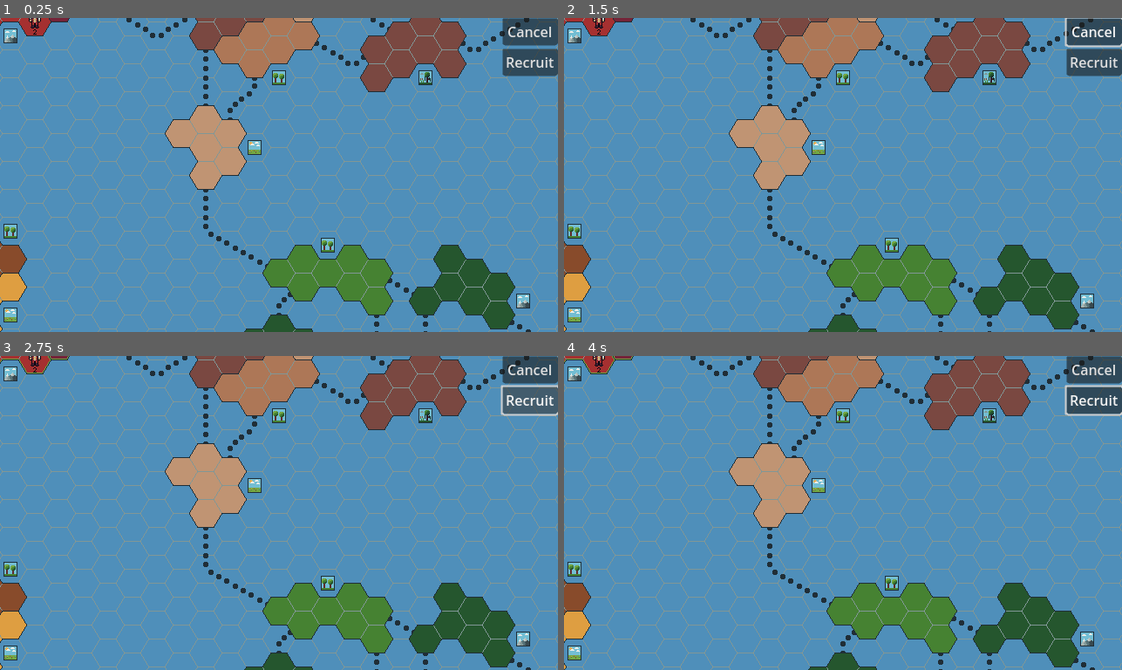
Above: before the commit, frames 1-4 (two rows, left to right).
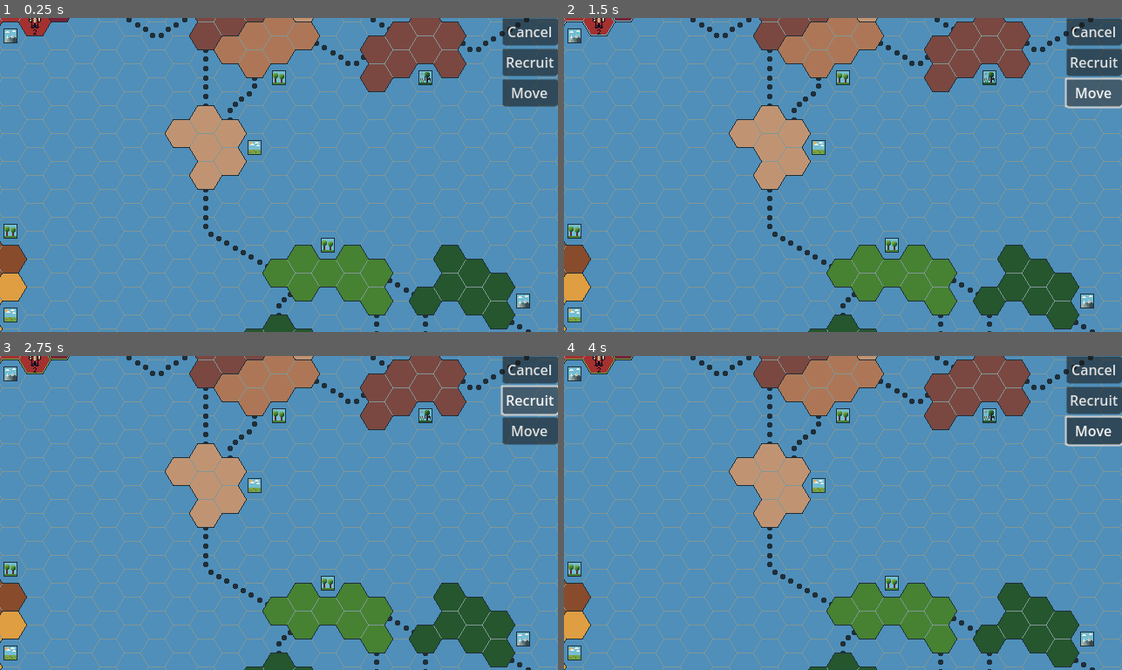
Above: after the commit, the same moments.

Repository: CattacoCattaco/Coastal-Contention
Game: Godot game, scene res://game_scene/game_scene.tscn
Two runs of this game, one before a commit and one after it. Both use one fixed random seed, a clock stepped at 60 frames per second and the inputs below.
Inputs (mouse positions are in pixels of both pictures, inside the frame that each line leads up to):
- Up to frame 1 (0.25 s): no input
- Up to frame 2 (1.5 s): click "Cancel" at 0.5 s; click (1094, 93) at 1.25 s, where only the run after the commit has a clickable "Move"
- Up to frame 3 (2.75 s): click "Recruit" at 2 s
- Up to frame 4 (4 s): tap Enter at 2.75 s; move the mouse to (843, 513) at 2.77 s; hold Right 2.78-3.53 s; tap Alt at 2.85 s; click (843, 513) at 2.92 s; tap Space at 3.5 s; move the mouse to (731, 528) at 3.52 s; hold Down from 3.53 s (still down); tap Shift at 3.6 s

The runs differ from the first frame. In frame 1, 0.9% of the frame differs, in the area x 90-100%, y 19-29%; in frame 2, 1.2%, in the area x 0-100%, y 0-29%; in frame 3, 0.9%; in frame 4, 1.2%.

Commit message:
Add Movement
Finally added movement. You have to press the move button, then press on the territory you want to move from, then press on the adjacent territory that you want to move to, then select the number of troops to move and press submit.

Diff:
--- a/game_scene/game_scene.tscn
+++ b/game_scene/game_scene.tscn
@@ -49,13 +49,63 @@
 layout_mode = 2
 text = "Recruit"
 
-[node name="Map" type="Sprite2D" parent="." node_paths=PackedStringArray("action_buttons")]
+[node name="MoveButton" type="Button" parent="MapCamera/UI/ActionsBar"]
+layout_mode = 2
+text = "Move"
+
+[node name="TroopCountPanel" type="PanelContainer" parent="MapCamera/UI"]
+layout_mode = 1
+anchors_preset = 8
+anchor_left = 0.5
+anchor_top = 0.5
+anchor_right = 0.5
+anchor_bottom = 0.5
+offset_left = -20.0
+offset_top = -20.0
+offset_right = 20.0
+offset_bottom = 20.0
+grow_horizontal = 2
+grow_vertical = 2
+
+[node name="MarginContainer" type="MarginContainer" parent="MapCamera/UI/TroopCountPanel"]
+layout_mode = 2
+theme_override_constants/margin_left = 15
+theme_override_constants/margin_top = 15
+theme_override_constants/margin_right = 15
+theme_override_constants/margin_bottom = 20
+
+[node name="VBoxContainer" type="VBoxContainer" parent="MapCamera/UI/TroopCountPanel/MarginContainer"]
+layout_mode = 2
+theme_override_constants/separation = 15
+
+[node name="Label" type="Label" parent="MapCamera/UI/TroopCountPanel/MarginContainer/VBoxContainer"]
+layout_mode = 2
+text = "Troops to move:"
+horizontal_alignment = 1
+vertical_alignment = 1
+
+[node name="VBoxContainer" type="VBoxContainer" parent="MapCamera/UI/TroopCountPanel/MarginContainer/VBoxContainer"]
+layout_mode = 2
+theme_override_constants/separation = 8
+
+[node name="TroopCountSpinBox" type="SpinBox" parent="MapCamera/UI/TroopCountPanel/MarginContainer/VBoxContainer/VBoxContainer"]
+layout_mode = 2
+rounded = true
+
+[node name="SubmitButton" type="Button" parent="MapCamera/UI/TroopCountPanel/MarginContainer/VBoxContainer/VBoxContainer"]
+layout_mode = 2
+text = "Submit"
+
+[node name="Map" type="Sprite2D" parent="." node_paths=PackedStringArray("action_buttons", "troop_count_panel", "troop_count_spin_box", "troop_count_submit_button")]
 texture = ExtResource("1_n4lbc")
 script = ExtResource("2_k340r")
 hex_scene = ExtResource("2_3kg8t")
 territory_shader = ExtResource("13_wohtb")
 regions = Array[ExtResource("4_8l73x")]([ExtResource("5_adbct"), ExtResource("6_adbct"), ExtResource("5_mw77h"), ExtResource("8_cvb1i"), ExtResource("9_f63yk"), ExtResource("10_cvb1i")])
-action_buttons = [NodePath("../MapCamera/UI/ActionsBar/CancelButton"), NodePath("../MapCamera/UI/ActionsBar/RecruitButton")]
+action_buttons = [NodePath("../MapCamera/UI/ActionsBar/CancelButton"), NodePath("../MapCamera/UI/ActionsBar/RecruitButton"), NodePath("../MapCamera/UI/ActionsBar/MoveButton")]
+troop_count_panel = NodePath("../MapCamera/UI/TroopCountPanel")
+troop_count_spin_box = NodePath("../MapCamera/UI/TroopCountPanel/MarginContainer/VBoxContainer/VBoxContainer/TroopCountSpinBox")
+troop_count_submit_button = NodePath("../MapCamera/UI/TroopCountPanel/MarginContainer/VBoxContainer/VBoxContainer/SubmitButton")
 
 [node name="MapTerritoryLines" type="Sprite2D" parent="Map"]
 z_index = 10
--- a/game_scene/map/map.gd
+++ b/game_scene/map/map.gd
@@ -4,6 +4,7 @@
 enum Action {
 	NONE,
 	RECRUIT,
+	MOVE,
 }
 
 const UP := Vector2i(0, -1)
@@ -22,10 +23,15 @@
 @export var hex_position_offset := Vector2(-19, -32)
 @export var hex_size := Vector2(38, 33)
 
+@export var troop_count_panel: PanelContainer
+@export var troop_count_spin_box: SpinBox
+@export var troop_count_submit_button: Button
+
 var hexes: Dictionary[Vector2i, Hex] = {}
 var territories: Array[TerritoryButton] = []
 
 var current_action: Action = Action.NONE
+var move_source: TerritoryButton
 
 
 func _ready() -> void:
@@ -46,6 +52,9 @@
 
 	action_buttons[Action.NONE].pressed.connect(clear_action)
 	action_buttons[Action.RECRUIT].pressed.connect(enter_recruit_mode)
+	action_buttons[Action.MOVE].pressed.connect(enter_move_mode)
+
+	troop_count_panel.hide()
 
 
 func add_territory_button(borders: BorderSet) -> TerritoryButton:
@@ -106,6 +115,7 @@
 	current_action = Action.NONE
 	for territory in territories:
 		territory.clear_action_state()
+	troop_count_panel.hide()
 
 
 func enter_recruit_mode() -> void:
@@ -114,3 +124,11 @@
 	for territory in territories:
 		if territory.get_troop_count() > 0:
 			territory.enter_recruit_mode()
+
+
+func enter_move_mode() -> void:
+	current_action = Action.MOVE
+
+	for territory in territories:
+		if territory.get_troop_count() > 0:
+			territory.enter_move_source_mode()
--- a/game_scene/map/territory_button.gd
+++ b/game_scene/map/territory_button.gd
@@ -4,6 +4,8 @@
 enum ActionState {
 	NONE,
 	RECRUIT,
+	MOVE_SOURCE,
+	MOVE_END,
 }
 
 var map: Map
@@ -86,6 +88,18 @@
 	set_border(Color("75a743"))
 
 
+func enter_move_source_mode() -> void:
+	disabled = false
+	current_action_state = ActionState.MOVE_SOURCE
+	set_border(Color("73bed3"))
+
+
+func enter_move_end_mode() -> void:
+	disabled = false
+	current_action_state = ActionState.MOVE_END
+	set_border(Color("73bed3"))
+
+
 func set_border(color: Color) -> void:
 	var shader_material: ShaderMaterial = material
 	shader_material.set_shader_parameter("outline_color", color)
@@ -96,6 +110,43 @@
 		ActionState.RECRUIT:
 			add_troops(1)
 			map.clear_action()
+		ActionState.MOVE_SOURCE:
+			map.clear_action()
+			map.current_action = Map.Action.MOVE
+			map.move_source = self
+
+			for territory_button in map.territories:
+				if territory_button.territory not in borders.connections:
+					continue
+
+				territory_button.enter_move_end_mode()
+		ActionState.MOVE_END:
+			map.clear_action()
+			map.current_action = Map.Action.MOVE
+			map.troop_count_panel.show()
+
+			map.troop_count_spin_box.min_value = 1
+			map.troop_count_spin_box.max_value = map.move_source.get_troop_count()
+			map.troop_count_spin_box.value = 1
+
+			var submit_button: Button = map.troop_count_submit_button
+			for connection in map.troop_count_submit_button.pressed.get_connections():
+				submit_button.pressed.disconnect(connection["callable"])
+
+			submit_button.pressed.connect(map.move_source.move_from_troop_count_panel.bind(self))
+
+
+func move_from_troop_count_panel(to: TerritoryButton) -> void:
+	var amount: int = roundi(map.troop_count_spin_box.value)
+
+	move_troops(amount, to)
+
+	map.clear_action()
+
+
+func move_troops(amount: int, to: TerritoryButton) -> void:
+	add_troops(-amount)
+	to.add_troops(amount)
 
 
 func add_troops(amount: int) -> void:
